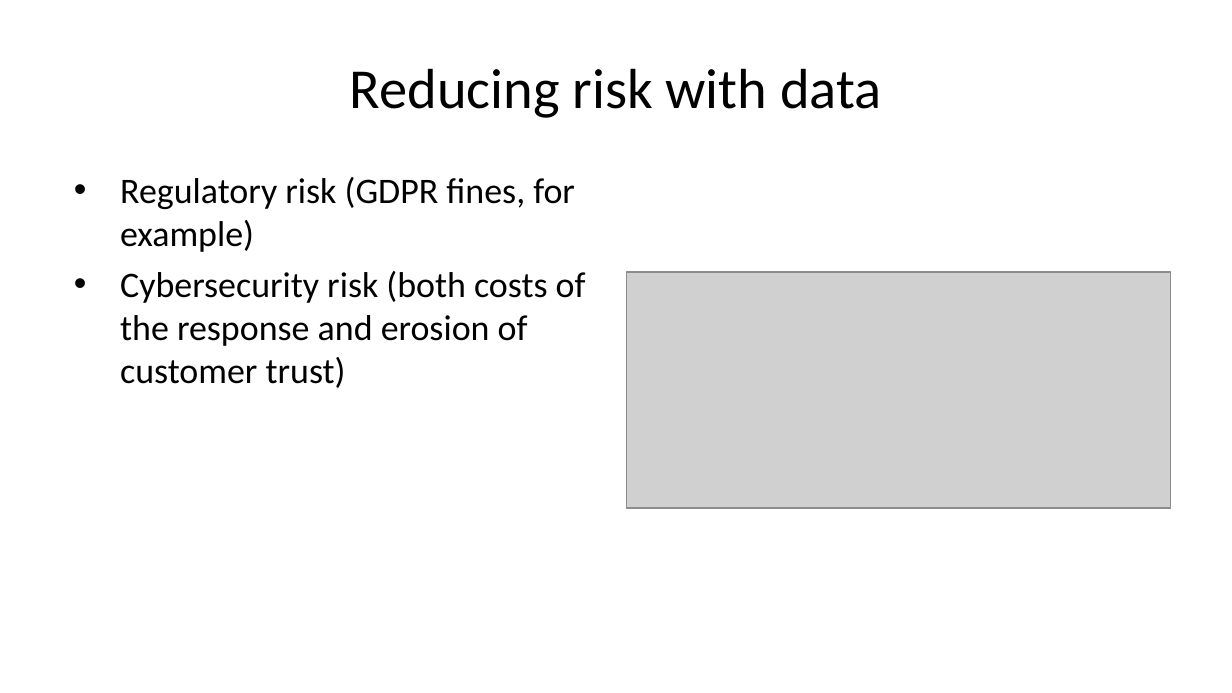
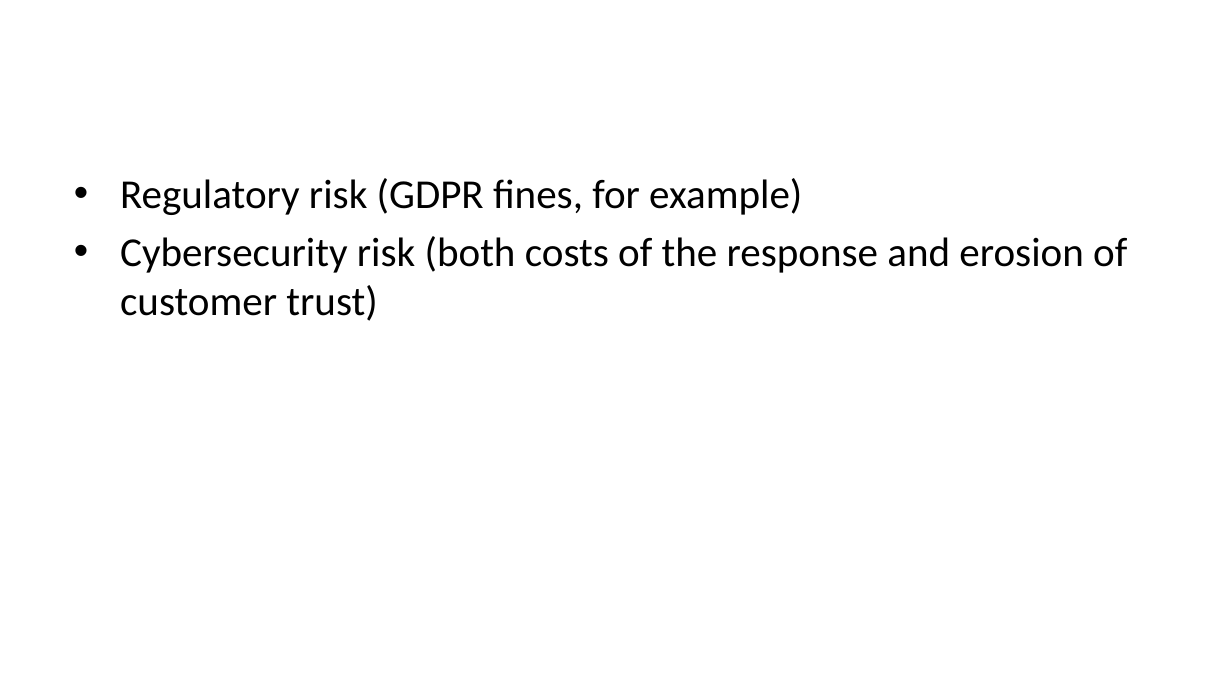
Before and after one commit to tamanh-oxford/capacity-development, a slide deck: slide 18 of data-frameworks/12-financing-data.pptx (slide 16 before the commit). Drawn at 1232x693 pixels with LibreOffice and Linux fonts; fonts in the diff are those of the drawing; grey boxes stand for pictures. Boxes give left, top, right and bottom in pixels: in the first picture for what was removed or moved away, otherwise in the second. Text is boxed around its words. In the diff, an @@ line names an element or a change of style, - is before the commit and + after.

```diff
--- a/data-frameworks/12-financing-data.pptx
+++ b/data-frameworks/12-financing-data.pptx
@@ title removed at box(350, 68, 881, 118) @@
-Reducing risk with data
@@ text "Regulatory risk (GDPR fines, for ..." at box(120, 178, 1127, 321): size 21 to 24 pt @@
@@ picture removed at box(626, 272, 1170, 509) @@
```
Also in this commit, not shown: 1 other slide changed, 2 slides added, 26 other files.
